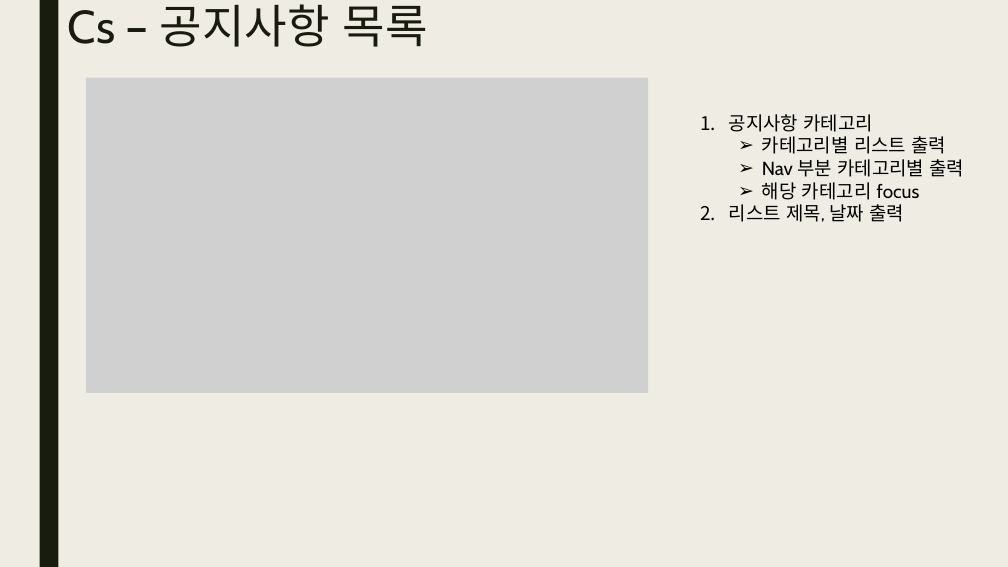
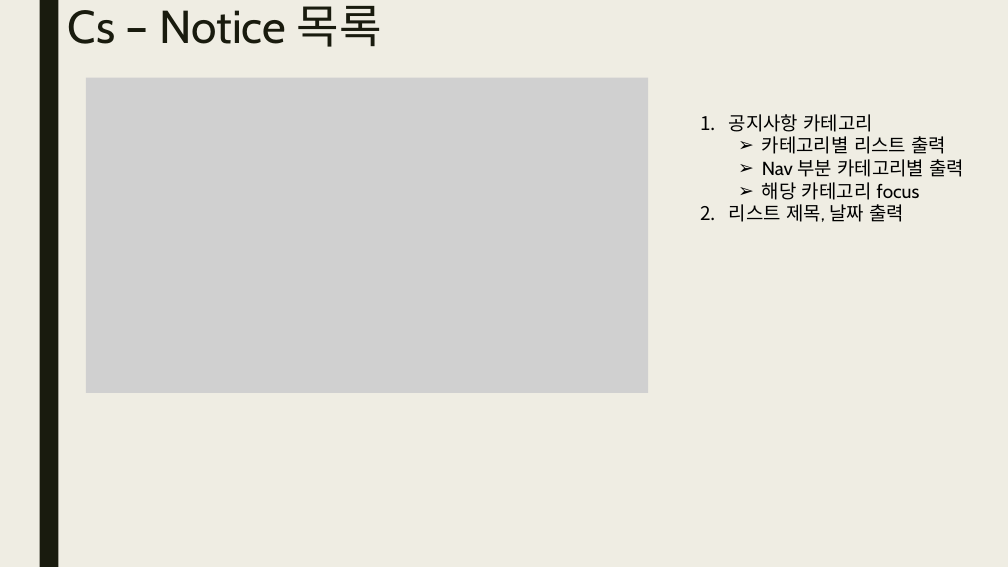
Before and after one commit to yndgow/Kmarket1, a slide deck: slide 34 of 발표보고서_Kmarket.pptx. Drawn at 1008x567 pixels with LibreOffice and Linux fonts; fonts in the diff are those of the drawing; grey boxes stand for pictures. Boxes give left, top, right and bottom in pixels: in the first picture for what was removed or moved away, otherwise in the second. Text is boxed around its words. In the diff, an @@ line names an element or a change of style, - is before the commit and + after.

```diff
--- a/발표보고서_Kmarket.pptx
+++ b/발표보고서_Kmarket.pptx
@@ title at [68,6,382,47]: text changed @@
-Cs – 공지사항 목록
+Cs – Notice 목록
```
Also in this commit, not shown: 7 other slides changed, 9 slides added, 18 other files.
